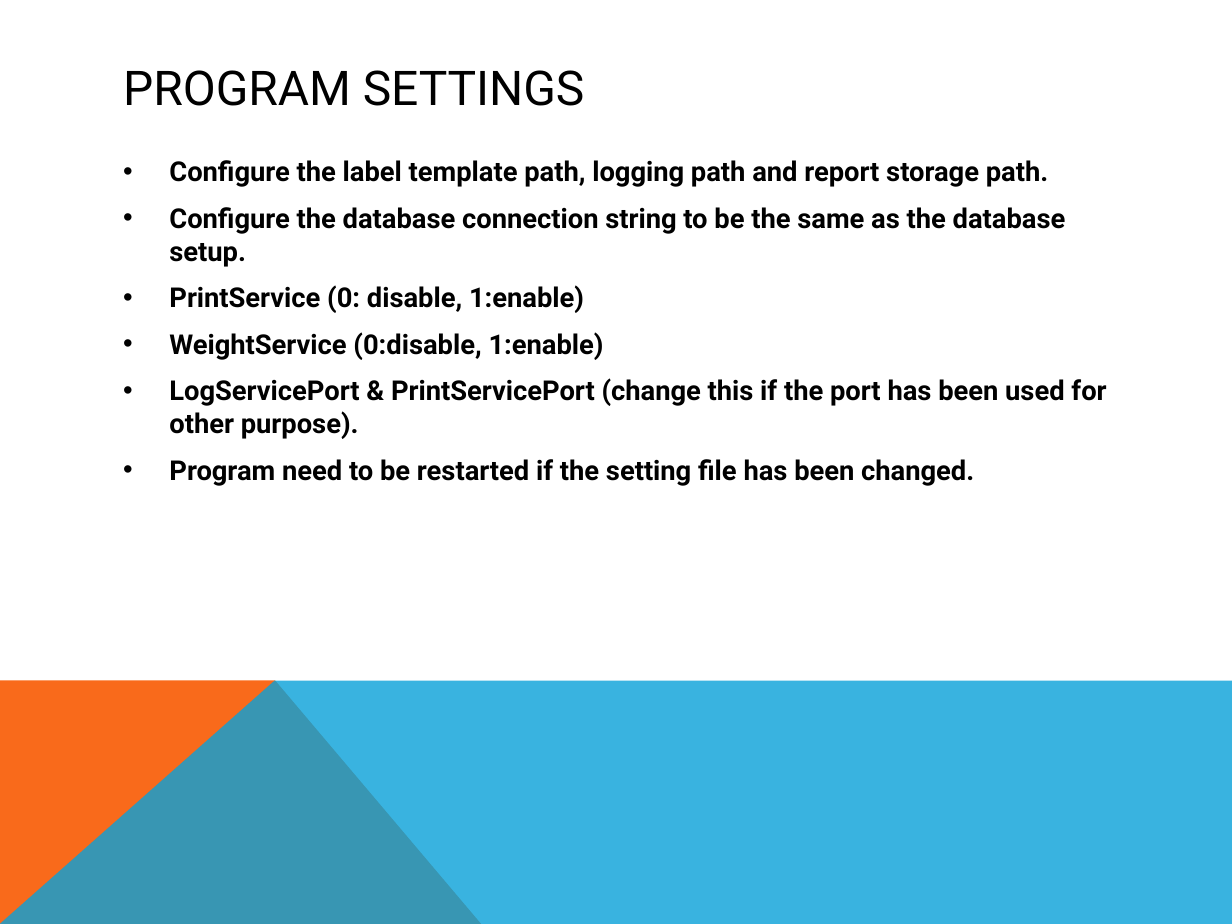
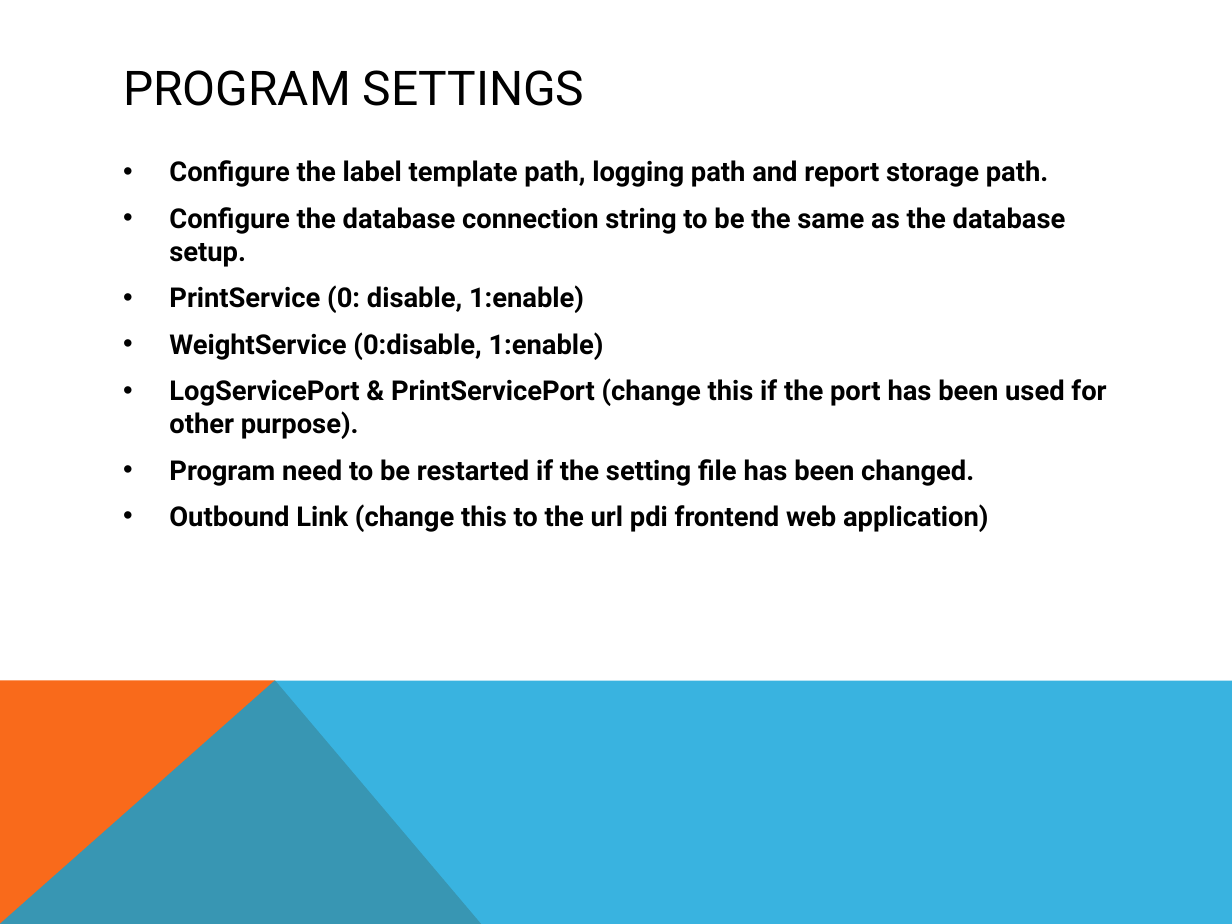
Before and after one commit to chiewx96/PDI_Project, a slide deck: slide 5 of PDI_Feather_Tracking_WPF/PDI_Feather_Tracking_WPF/PDI Feather tracking.pptx. Drawn at 1232x924 pixels with LibreOffice and Linux fonts; fonts in the diff are those of the drawing. Boxes give left, top, right and bottom in pixels: in the first picture for what was removed or moved away, otherwise in the second. Text is boxed around its words. In the diff, an @@ line names an element or a change of style, - is before the commit and + after.

```diff
--- a/PDI_Feather_Tracking_WPF/PDI_Feather_Tracking_WPF/PDI Feather tracking.pptx
+++ b/PDI_Feather_Tracking_WPF/PDI_Feather_Tracking_WPF/PDI Feather tracking.pptx
@@ text at [169, 504, 989, 532]: paragraph added @@
+• Outbound Link (change this to the url pdi frontend web application)
```
Also in this commit, not shown: 5 other slides changed, 8 slides added, 18 other files.
